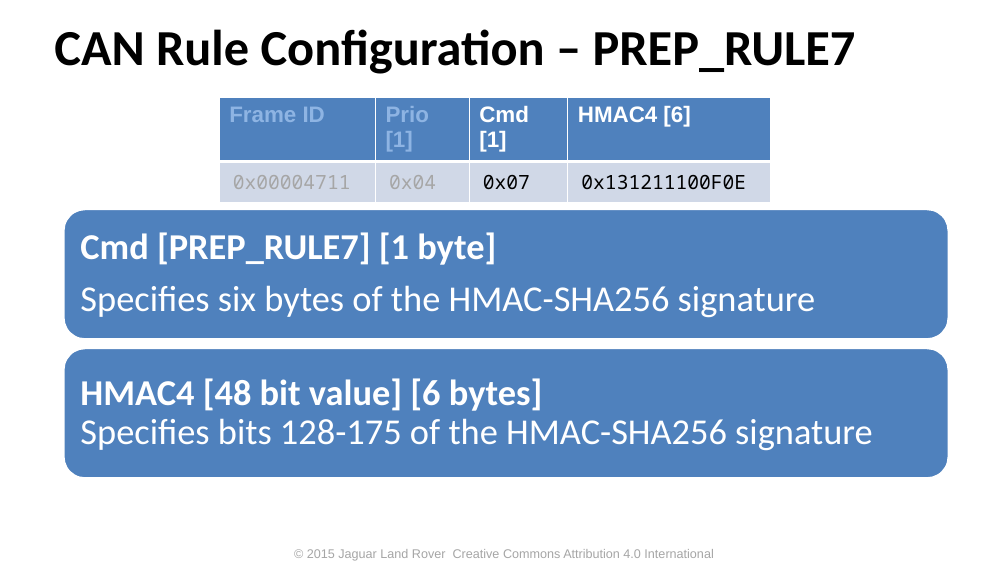
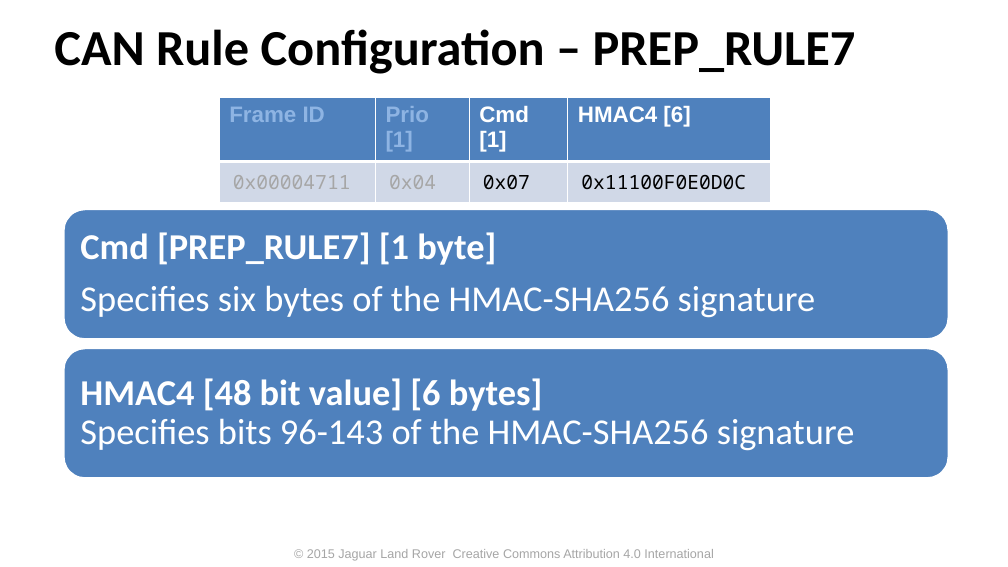
Before and after one commit to PDXostc/canfw, a slide deck: slide 16 of doc/CAN Firewall.pptx. Drawn at 1008x567 pixels with LibreOffice and Linux fonts; fonts in the diff are those of the drawing; background and template pictures are left out. Boxes give left, top, right and bottom in pixels: in the first picture for what was removed or moved away, otherwise in the second. Text is boxed around its words. In the diff, an @@ line names an element or a change of style, - is before the commit and + after.

Commit message:
Little endian of all bitfields. Fixed HMAC length
All multi-frame bitfields are now little endian to facilitate easy roll
out in memory.
Removed unused1 and expanded HMAC to 256 bits (was 240 bits)

```diff
--- a/doc/CAN Firewall.pptx
+++ b/doc/CAN Firewall.pptx
@@ table at (220,98,772,194) @@
-row 2, column 4: 0x131211100F0E
+row 2, column 4: 0x11100F0E0D0C
@@ text at (80,378,855,451): text changed @@
-HMAC4 [48 bit value] [6 bytes]
-Specifies bits 128-175 of the HMAC-SHA256 signature
+HMAC4 [48 bit value] [6 bytes]
+Specifies bits 96-143 of the HMAC-SHA256 signature
```
Also in this commit, not shown: 10 other slides changed, 1 other file.
